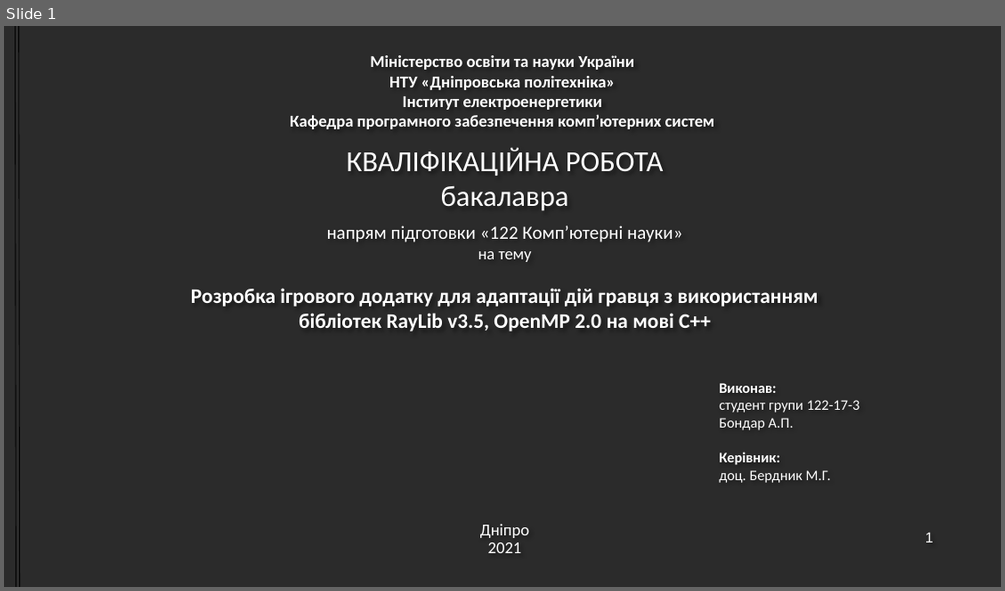
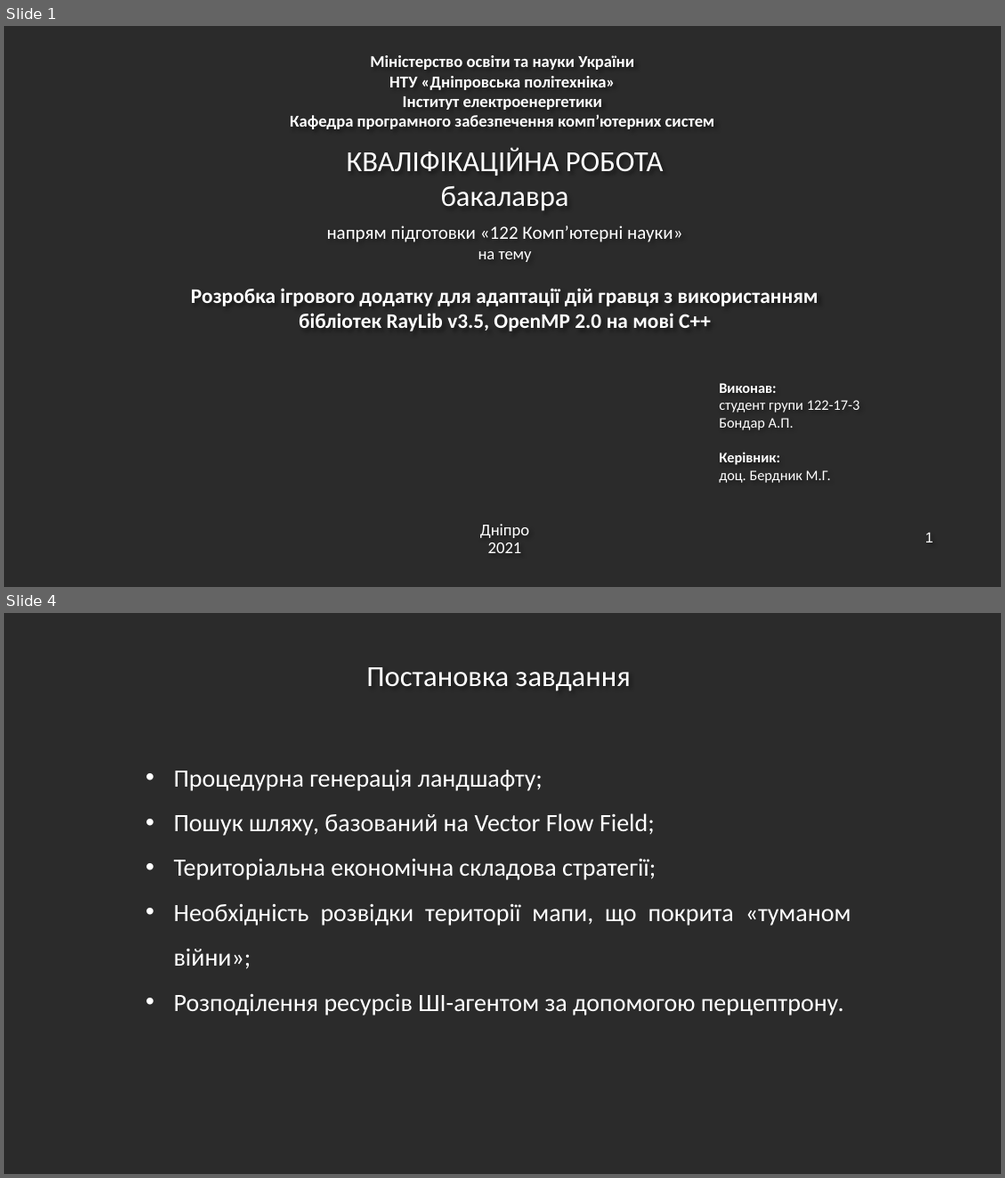
Before and after one commit to AkakiyAndrew/diploma, a slide deck: Диплом_Бондарь.А.П._презентация.pptx. Shown one above the other, each under a label of ours: slide 1 before the commit, slides 1 and 4 after it; the slides between them are not shown. The pictures are 1005x591 and 1005x1178 pixels, drawn with LibreOffice and Linux fonts; fonts in the diff are those of the drawing; background and template pictures are left out; a plain dark background stands for a picture behind light text. Boxes give left, top, right and bottom in pixels: in the first picture for what was removed or moved away, otherwise in the second. Text is boxed around its words. In the diff, an @@ line names an element or a change of style, - is before the commit and + after.

```diff
--- a/Диплом_Бондарь.А.П._презентация.pptx
+++ b/Диплом_Бондарь.А.П._презентация.pptx
@@ slide 4 added at [4, 613, 1001, 1174], background picture (left out) @@
@@ text added at [366, 667, 631, 691], 28 pt, text #FFFFFF @@
+Постановка завдання
@@ text added at [174, 770, 851, 1015], 24 pt, text #FFFFFF @@
+• Процедурна генерація ландшафту;
+• Пошук шляху, базований на Vector Flow Field;
+• Територіальна економічна складова стратегії;
+• Необхідність розвідки території мапи, що покрита «туманом війни»;
+• Розподілення ресурсів ШІ-агентом за допомогою перцептрону.
@@ slide 1 changed as well @@
@@ line removed from (16, 26) to (16, 586) @@
@@ line removed from (19, 26) to (20, 586) @@
```
Also in this commit, not shown: 2 other slides added, 2 slides removed, 1 other file.
